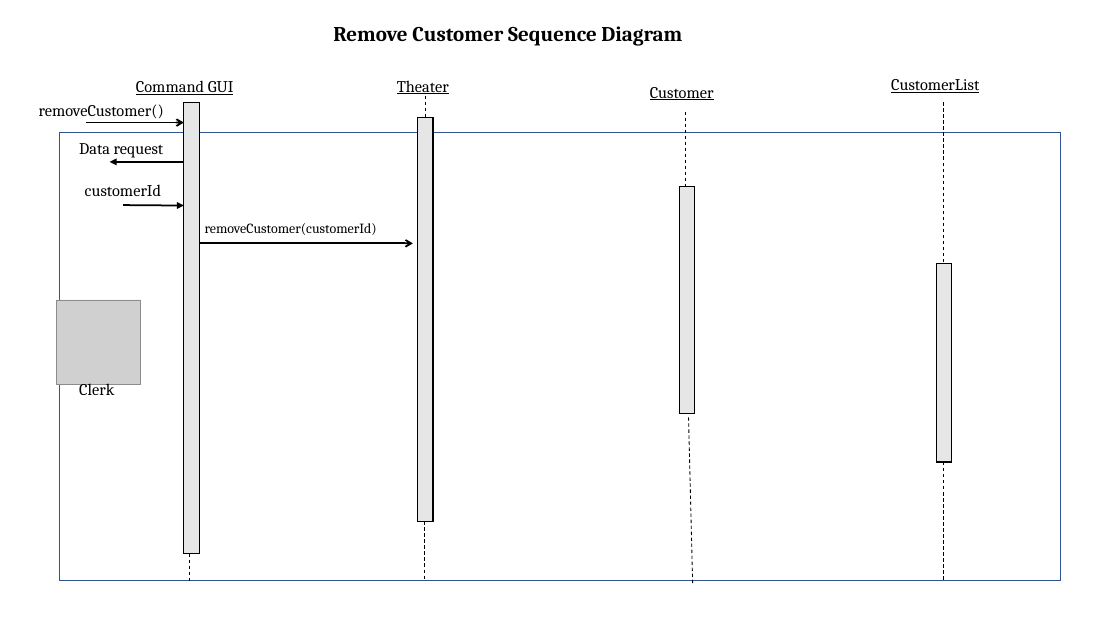
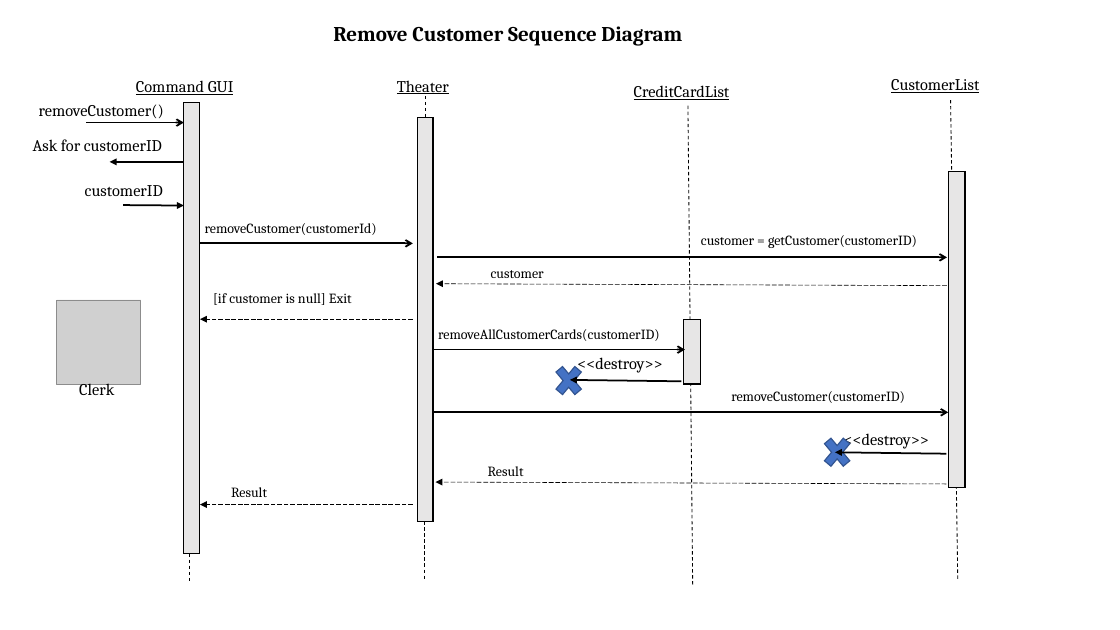
Before and after one commit to CCOJ/TheaterProject, a slide deck: slide 6 of Sequence charts/Sequence Charts.pptx. Drawn at 1120x630 pixels with LibreOffice and Linux fonts; fonts in the diff are those of the drawing; grey boxes stand for pictures. Boxes give left, top, right and bottom in pixels: in the first picture for what was removed or moved away, otherwise in the second. Text is boxed around its words. In the diff, an @@ line names an element or a change of style, - is before the commit and + after.

Commit message:
Added Remove Customer Sequence Diagram

```diff
--- a/Sequence charts/Sequence Charts.pptx
+++ b/Sequence charts/Sequence Charts.pptx
@@ text added at [634, 85, 730, 100], 14 pt, text #000000, underline @@
+CreditCardList
@@ line removed from (686, 112) to (686, 187) @@
@@ line moved from (689, 418) - (693, 586) to (688, 106) - (693, 586) @@
@@ line removed from (944, 103) to (944, 264) @@
@@ line added from (951, 100) to (958, 580), #000000 0.75 pt dashed @@
@@ text at [33, 139, 162, 151]: text changed @@
-Data request
+Ask for customerID
@@ rectangle removed at [60, 133, 1061, 581] @@
@@ rectangle: place and size @@
-rectangle at [936, 264, 951, 462]
+rectangle at [949, 171, 965, 487]
@@ text at [85, 185, 163, 196]: text changed @@
-customerId
+customerID
@@ text added at [701, 235, 917, 248], 12 pt, text #000000 @@
+customer = getCustomer(customerID)
@@ arrow added from (438, 257) to (947, 257), #000000 1.5 pt @@
@@ text added at [213, 293, 352, 305], 12 pt, text #000000 @@
+[if customer is null] Exit
@@ arrow added from (947, 286) to (436, 284), #000000 0.5 pt dashed @@
@@ text at [491, 270, 544, 278]: text changed; size 14 to 12 pt @@
-Customer
+customer
@@ arrow added from (413, 319) to (200, 319), #000000 0.5 pt dashed @@
@@ text added at [438, 329, 660, 341], 12 pt, text #000000 @@
+removeAllCustomerCards(customerID)
@@ rectangle: place and size @@
-rectangle at [680, 187, 695, 413]
+rectangle at [683, 320, 701, 385]
@@ arrow added from (434, 350) to (685, 350), #000000 1.5 pt @@
@@ cross added at [550, 359, 586, 402], fill #4472C4, outline #325491 1 pt @@
@@ text added at [577, 357, 662, 374], 14 pt, text #000000 @@
+<<destroy>>
@@ arrow added from (681, 381) to (570, 380), #000000 1.5 pt @@
@@ arrow added from (434, 413) to (949, 413), #000000 1.5 pt @@
@@ text added at [731, 391, 905, 403], 12 pt, text #000000 @@
+removeCustomer(customerID)
@@ cross added at [819, 431, 855, 475], fill #4472C4, outline #325491 1 pt @@
@@ text added at [844, 433, 929, 449], 14 pt, text #000000 @@
+<<destroy>>
@@ text added at [488, 466, 524, 476], 12 pt, text #000000 @@
+Result
@@ arrow added from (947, 454) to (835, 452), #000000 1.5 pt @@
@@ line removed from (944, 462) to (944, 581) @@
@@ arrow added from (413, 505) to (200, 505), #000000 0.5 pt dashed @@
@@ text added at [231, 487, 267, 497], 12 pt, text #000000 @@
+Result
@@ arrow added from (947, 484) to (435, 482), #000000 0.5 pt dashed @@
```
Also in this commit, not shown: 4 other slides changed.
